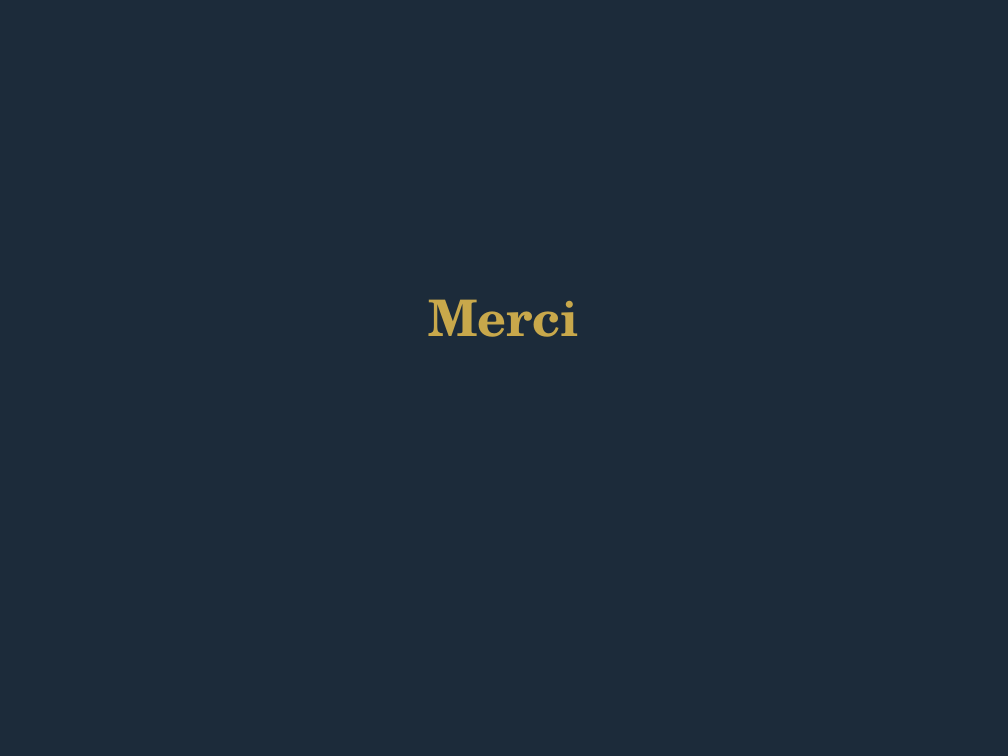
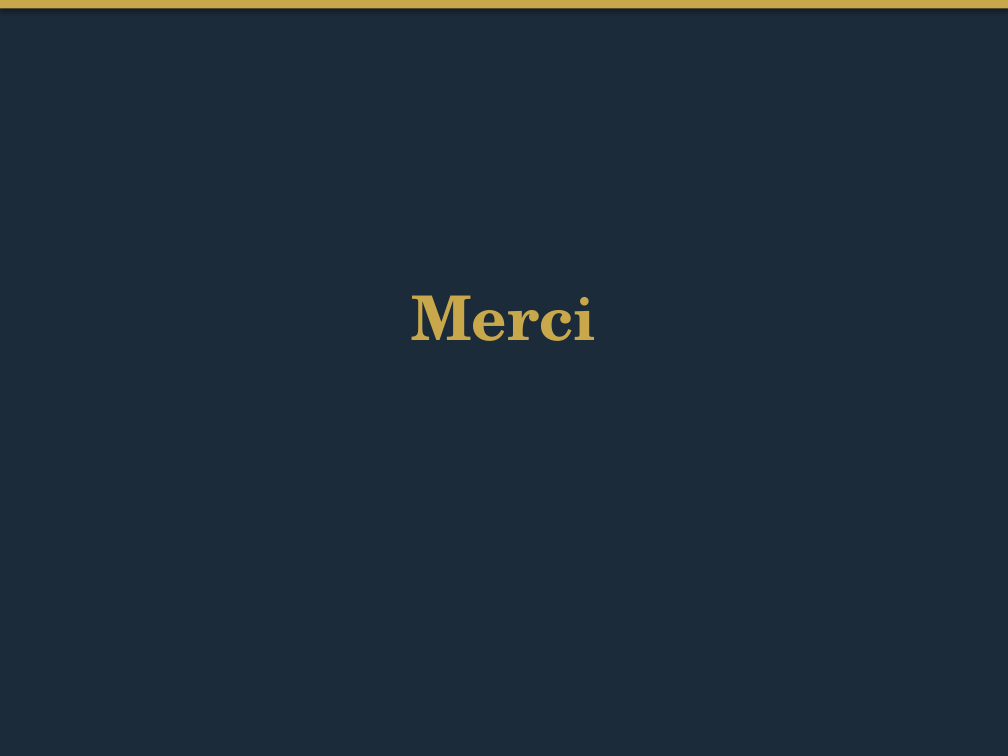
Before and after one commit to matisselebretonmatisselebreton-arch/salut, a slide deck: slide 5 of output/test_corporate_redesigned.pptx. Drawn at 1008x756 pixels with LibreOffice and Linux fonts; fonts in the diff are those of the drawing. Boxes give left, top, right and bottom in pixels: in the first picture for what was removed or moved away, otherwise in the second. Text is boxed around its words. In the diff, an @@ line names an element or a change of style, - is before the commit and + after.

```diff
--- a/output/test_corporate_redesigned.pptx
+++ b/output/test_corporate_redesigned.pptx
@@ rectangle added at [0, 0, 1008, 8], fill #C8A84B @@
@@ title "Merci" at [411, 295, 596, 341]: size 36 to 44 pt @@
```
Also in this commit, not shown: 3 other slides changed, 1 slide added, 1 slide removed, 1 other file.
